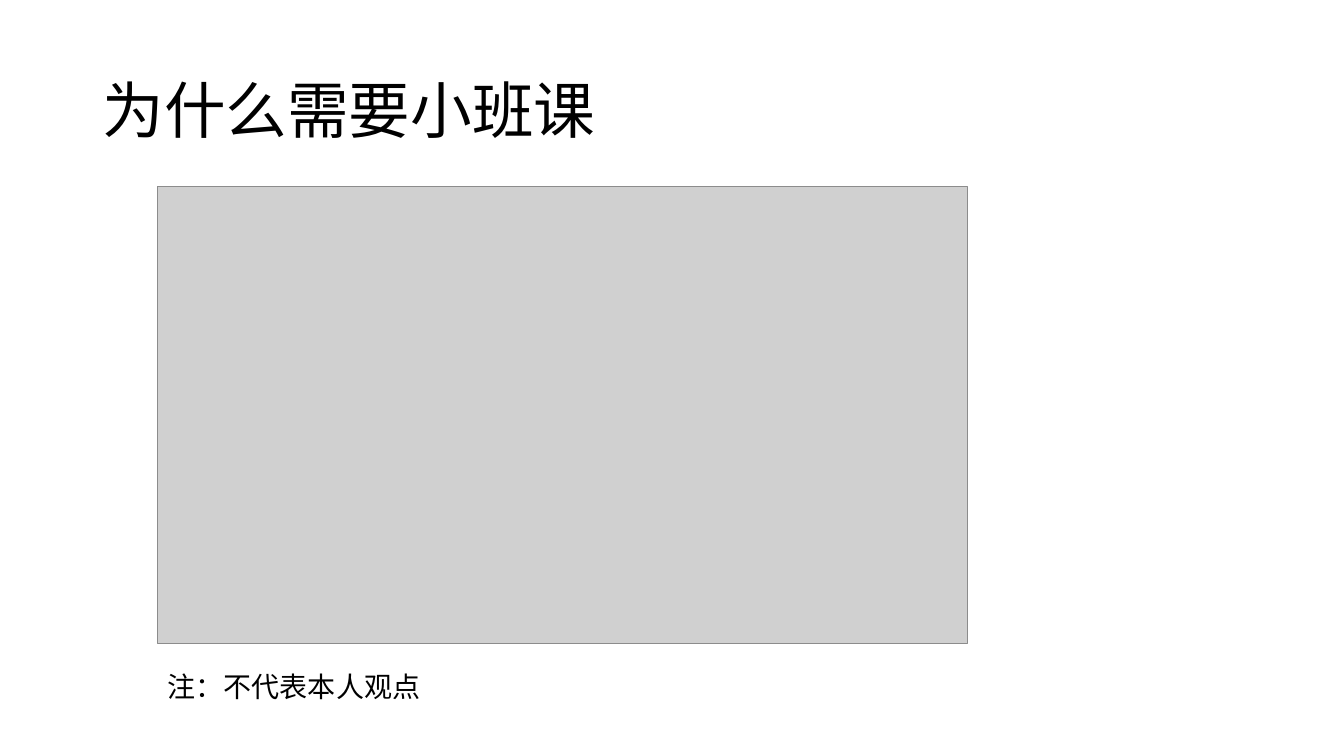
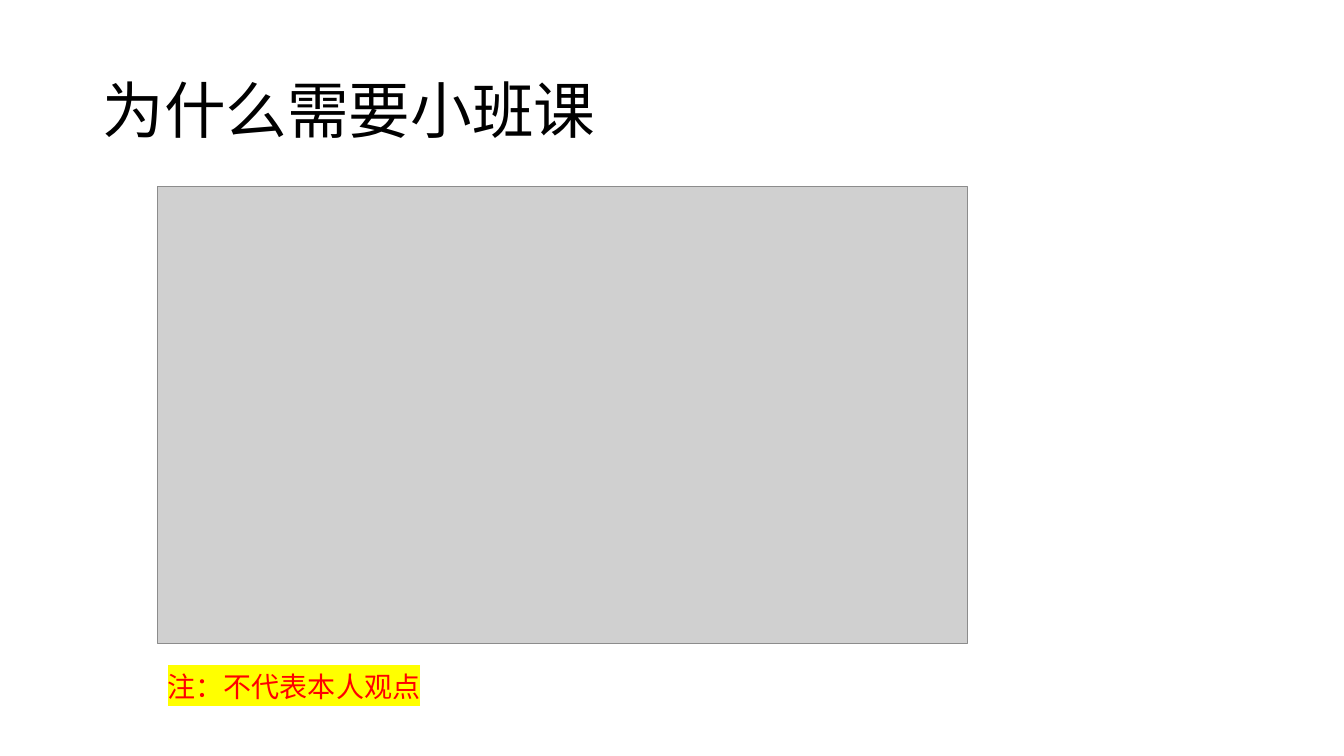
Before and after one commit to zsLiuZian/ics25, a slide deck: slide 8 of resource/seminar/Week1.pptx (slide 5 before the commit). Drawn at 1344x756 pixels with LibreOffice and Linux fonts; fonts in the diff are those of the drawing; grey boxes stand for pictures. Boxes give left, top, right and bottom in pixels: in the first picture for what was removed or moved away, otherwise in the second. Text is boxed around its words. In the diff, an @@ line names an element or a change of style, - is before the commit and + after.

```diff
--- a/resource/seminar/Week1.pptx
+++ b/resource/seminar/Week1.pptx
@@ text "注：不代表本人观点" at (x1=168, y1=673, x2=420, y2=700): text colour #000000 to #FF0000, highlight none to #FFFF00 @@
```
Also in this commit, not shown: 8 other slides changed, 33 slides added, 4 other files.
